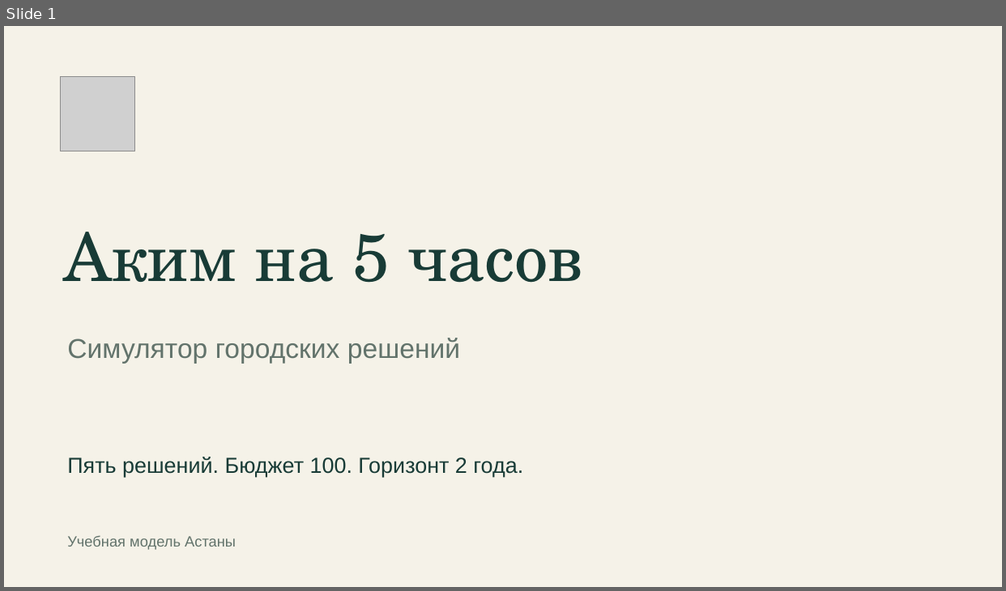
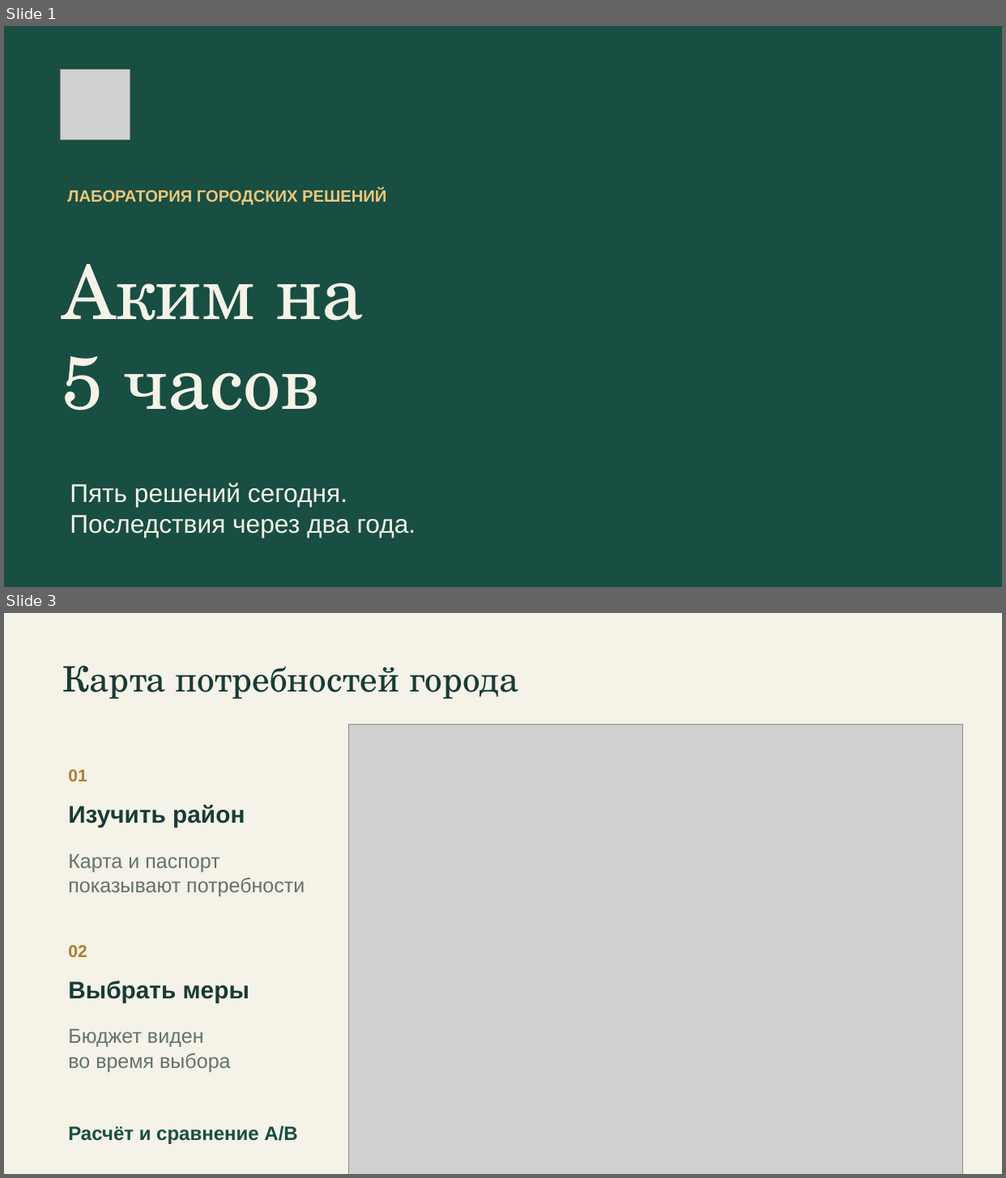
Before and after one commit to BAITC-Hacks/hack-55197c77-newbie, a slide deck: presentation/akim-na-5-chasov.pptx. Shown one above the other, each under a label of ours: slide 1 before the commit, slides 1 and 3 after it; the slides between them are not shown. The pictures are 1006x591 and 1006x1178 pixels, drawn with LibreOffice and Linux fonts; fonts in the diff are those of the drawing; grey boxes stand for pictures. Boxes give left, top, right and bottom in pixels: in the first picture for what was removed or moved away, otherwise in the second. Text is boxed around its words. In the diff, an @@ line names an element or a change of style, - is before the commit and + after.

Commit message:
Refine presentation design and defense narrative

```diff
--- a/presentation/akim-na-5-chasov.pptx
+++ b/presentation/akim-na-5-chasov.pptx
@@ slide 3 added at (4, 613, 1002, 1174), background #F5F2E8 @@
@@ text added at (63, 666, 519, 699), 33.8 pt, text #183B36 @@
+Карта потребностей города
@@ picture added at (349, 725, 964, 1174) @@
@@ text added at (68, 769, 87, 781), 16.5 pt, text #AA7E32, bold @@
+01
@@ text added at (68, 805, 245, 828), 23.2 pt, text #183B36, bold @@
+Изучить район
@@ text added at (68, 854, 305, 897), 19.5 pt, text #62736B @@
+Карта и паспорт
+показывают потребности
@@ text added at (68, 945, 87, 957), 16.5 pt, text #AA7E32, bold @@
+02
@@ text added at (68, 981, 249, 1003), 23.2 pt, text #183B36, bold @@
+Выбрать меры
@@ text added at (68, 1029, 230, 1072), 19.5 pt, text #62736B @@
+Бюджет виден
+во время выбора
@@ text added at (68, 1126, 297, 1144), 18.8 pt, text #194E42, bold @@
+Расчёт и сравнение A/B
@@ slide 1 changed as well @@
@@ background #F5F2E8 to #194E42 @@
@@ picture: place and size @@
-picture at (60, 77, 135, 152)
+picture at (60, 70, 130, 139)
@@ text at (67, 189, 386, 205): text changed; size 26.2 to 15.8 pt; text colour #62736B to #E8C77C; bold on @@
-Симулятор городских решений
+ЛАБОРАТОРИЯ ГОРОДСКИХ РЕШЕНИЙ
@@ text at (62, 264, 364, 411): text changed; size 64.5 to 72 pt; text colour #183B36 to #F5F2E8 @@
-Аким на 5 часов
+Аким на
+5 часов
@@ text at (70, 483, 416, 538): text changed; size 21 to 24.8 pt; text colour #183B36 to #F5F2E8 @@
-Пять решений. Бюджет 100. Горизонт 2 года.
+Пять решений сегодня.
+Последствия через два года.
@@ text removed at (67, 535, 236, 550) @@
-Учебная модель Астаны
```
Also in this commit, not shown: 5 other slides changed, 1 slide removed, 2 other files.
